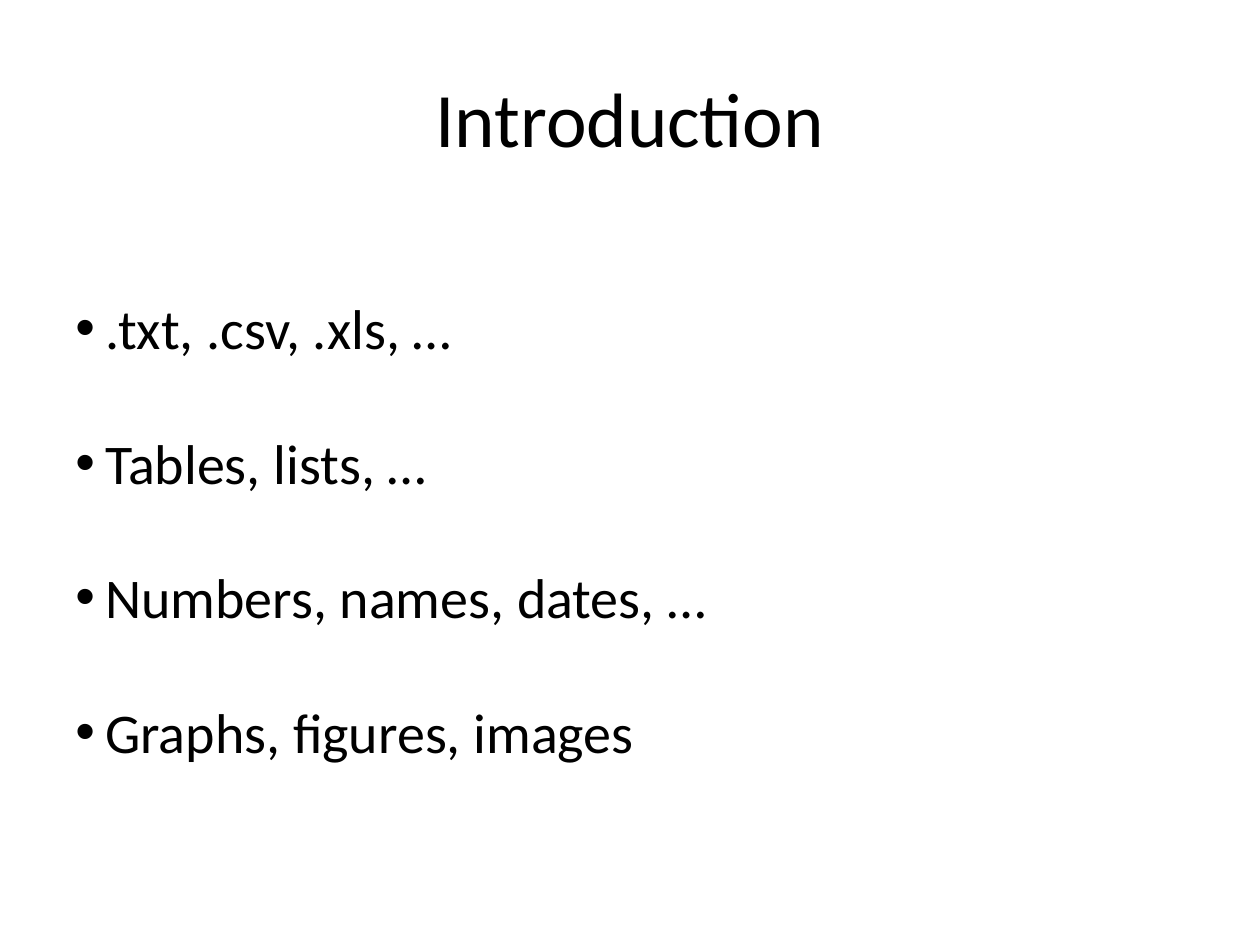
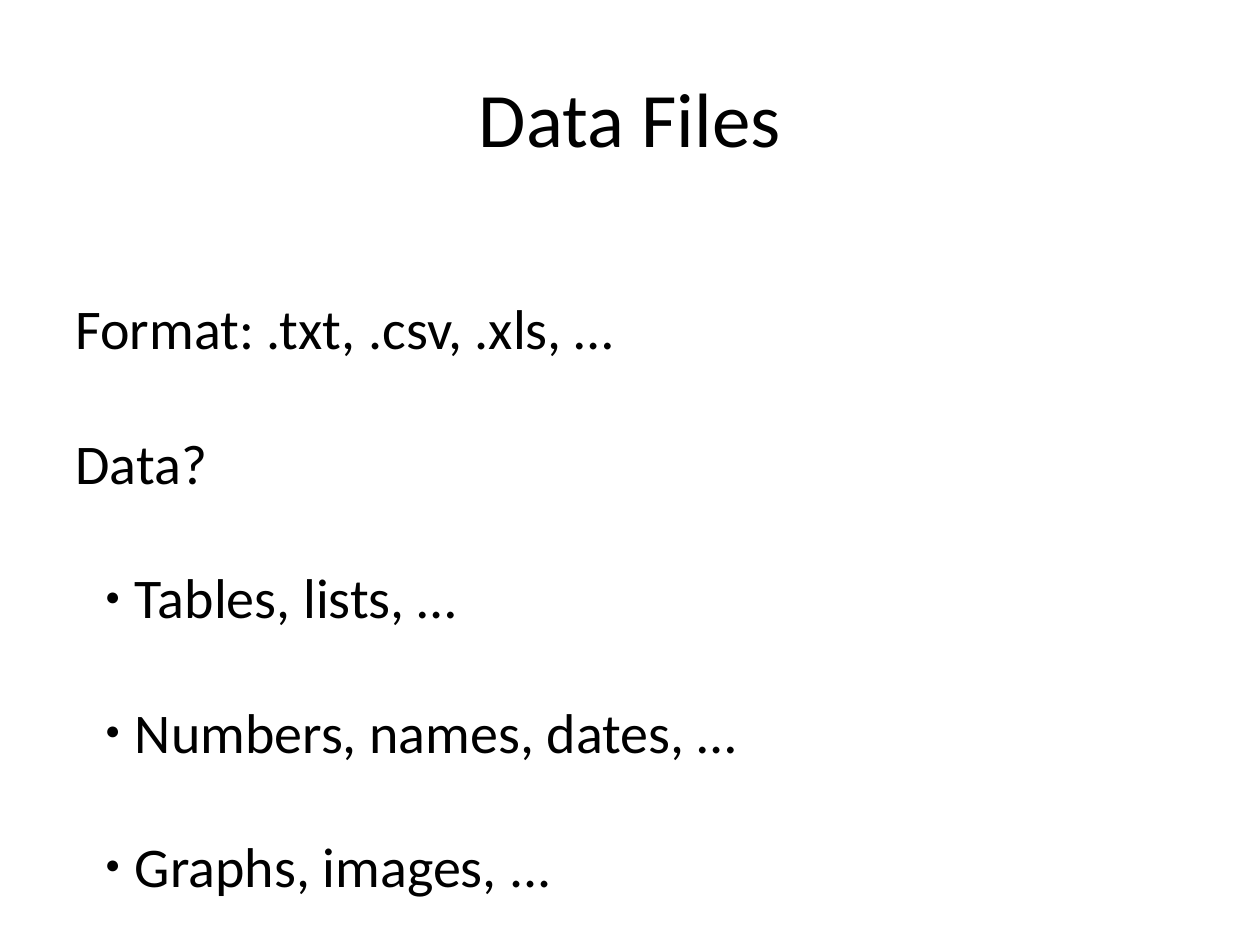
Before and after one commit to bioinformatics-core-shared-training/Managing-your-research-data, a slide deck: slide 2 of Presentation2.pptx. Drawn at 1260x945 pixels with LibreOffice and Linux fonts; fonts in the diff are those of the drawing. Boxes give left, top, right and bottom in pixels: in the first picture for what was removed or moved away, otherwise in the second. Text is boxed around its words. In the diff, an @@ line names an element or a change of style, - is before the commit and + after.

```diff
--- a/Presentation2.pptx
+++ b/Presentation2.pptx
@@ text at (x1=479, y1=93, x2=781, y2=148): text changed @@
-Introduction
+Data Files
@@ text at (x1=75, y1=310, x2=562, y2=485): text changed @@
-• .txt, .csv, .xls, …
+Format: .txt, .csv, .xls, …
+Data?
@@ text at (x1=135, y1=579, x2=685, y2=760): bullet • to ●; list level 1 to 2 in "Tables, lists, …"; list level 1 to 2 in "Numbers, names, dates, …" @@
@@ text at (x1=135, y1=848, x2=497, y2=897): text changed @@
-• Graphs, figures, images
+  ● Graphs, images, ...
```
Also in this commit, not shown: 16 other slides changed, 2 slides added, 3 other files.
